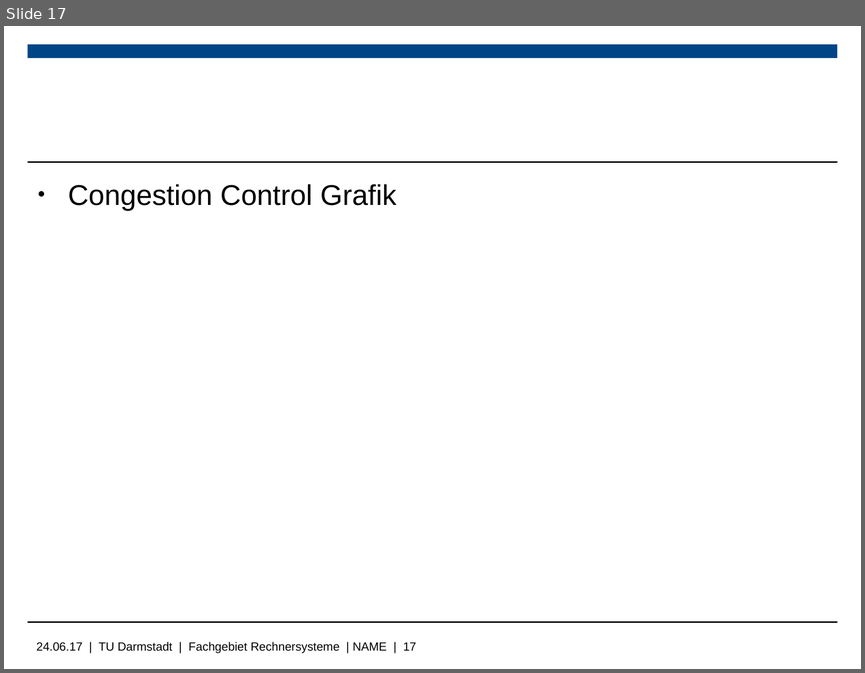
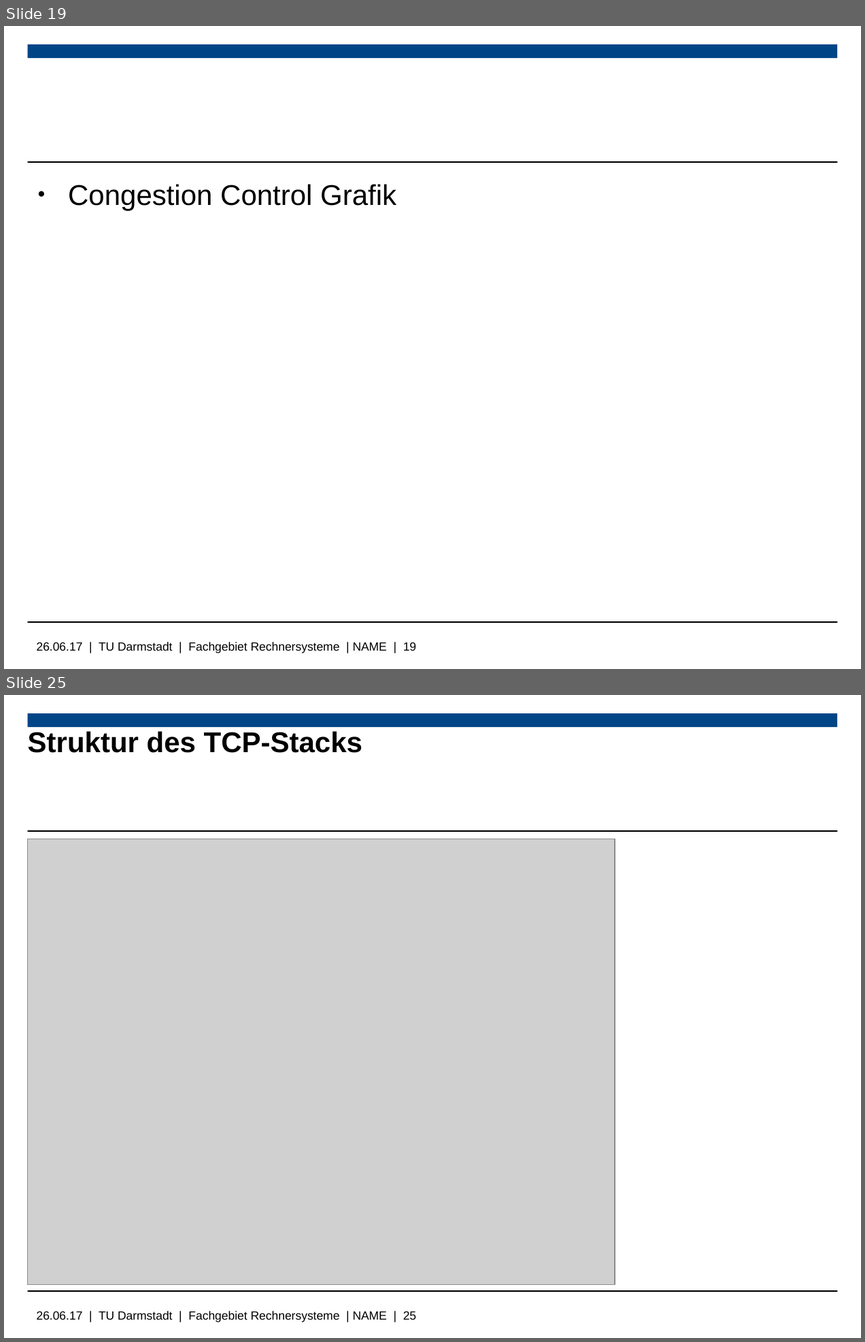
Before and after one commit to Wiero/Bachelorarbeit, a slide deck: Bachelorpräsenation.odp. Shown one above the other, each under a label of ours: slide 17 before the commit, slides 19 and 25 after it; the slides between them are not shown. The pictures are 865x673 and 865x1342 pixels, drawn with LibreOffice and Linux fonts; fonts in the diff are those of the drawing; grey boxes stand for pictures; background and template pictures are left out. Boxes give left, top, right and bottom in pixels: in the first picture for what was removed or moved away, otherwise in the second. Text is boxed around its words. In the diff, an @@ line names an element or a change of style, - is before the commit and + after.

```diff
--- a/Bachelorpräsenation.odp
+++ b/Bachelorpräsenation.odp
@@ slide 25 added at <box>4,695,861,1338</box>, background #FFFFFF; not listed: 4 template elements that a slide beside it also shows @@
@@ title added at <box>28,731,362,753</box>, 24 pt, text #000000, bold @@
+Struktur des TCP-Stacks
@@ picture added at <box>27,839,614,1285</box> @@
@@ what was slide 17 is now slide 19 @@
@@ text at <box>37,641,416,653</box>: text changed @@
-24.06.17 | TU Darmstadt | Fachgebiet Rechnersysteme | NAME | 17
+26.06.17 | TU Darmstadt | Fachgebiet Rechnersysteme | NAME | 19
```
Also in this commit, not shown: 5 slides changed, 12 other slides added, 3 slides removed, 12 other files.
